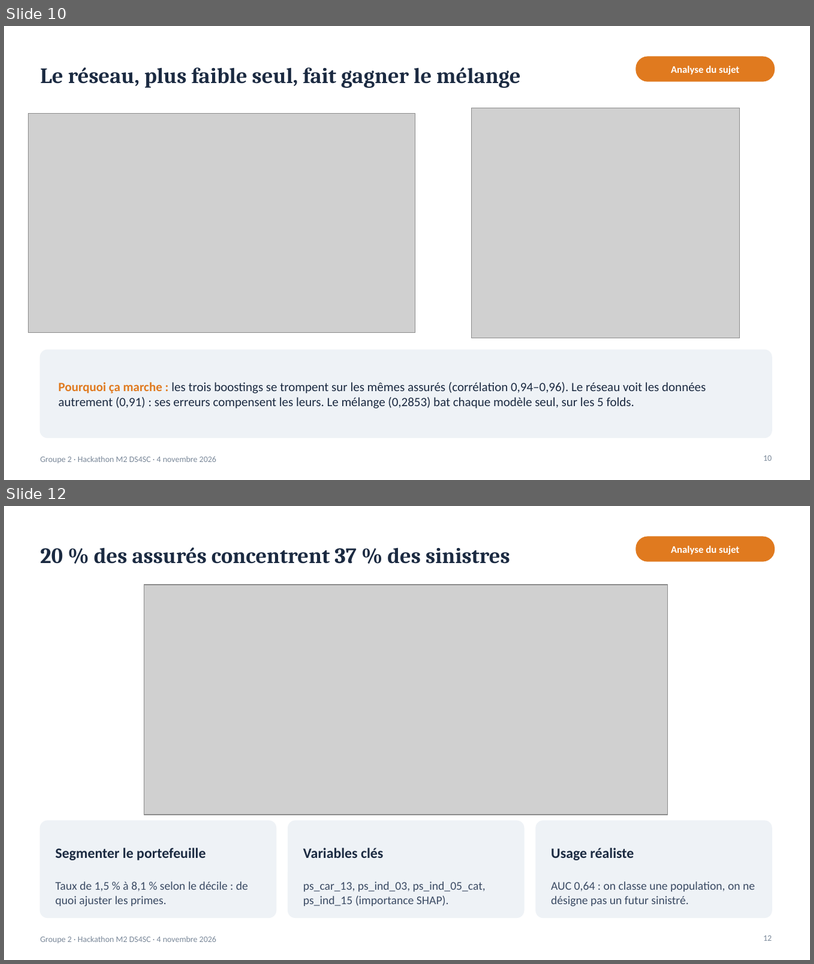
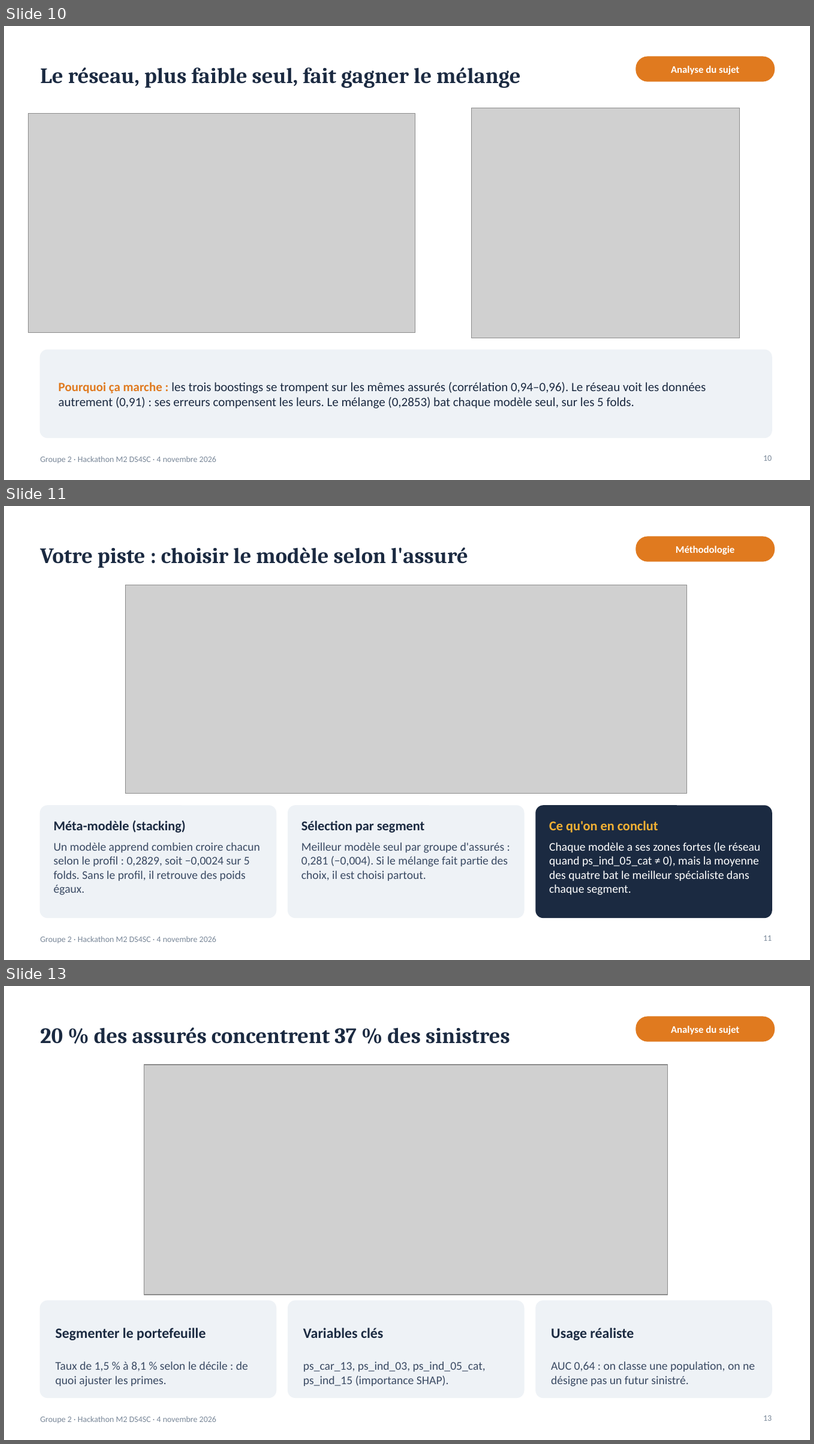
Before and after one commit to zidir2004/HACKATHON2026, a slide deck: usine/soutenance/Hackathon_Groupe2_2_306.pptx. Shown one above the other, each under a label of ours: slides 10 and 12 before the commit, slides 10, 11 and 13 after it; the slides between them are not shown. The pictures are 814x964 and 814x1444 pixels, drawn with LibreOffice and Linux fonts; fonts in the diff are those of the drawing; grey boxes stand for pictures. Boxes give left, top, right and bottom in pixels: in the first picture for what was removed or moved away, otherwise in the second. Text is boxed around its words. In the diff, an @@ line names an element or a change of style, - is before the commit and + after.

```diff
--- a/usine/soutenance/Hackathon_Groupe2_2_306.pptx
+++ b/usine/soutenance/Hackathon_Groupe2_2_306.pptx
@@ slide 11 added at [4, 506, 810, 960], background #FFFFFF; not listed: 1 template element that a slide beside it also shows @@
@@ rounded rectangle added at [636, 536, 776, 562], fill #E07A1F, 12 pt, text #FFFFFF, bold @@
+Méthodologie
@@ title added at [40, 547, 468, 568], 26 pt, text #1B2A41, bold @@
+Votre piste : choisir le modèle selon l'assuré
@@ picture added at [126, 585, 687, 793] @@
@@ rounded rectangle added at [40, 805, 276, 918], fill #EEF2F6, outline #EEF2F6 1 pt @@
@@ rounded rectangle added at [288, 805, 524, 918], fill #EEF2F6, outline #EEF2F6 1 pt @@
@@ rounded rectangle added at [536, 805, 772, 918], fill #1B2A41, outline #1B2A41 1 pt @@
@@ text added at [54, 820, 186, 832], 16 pt, text #1B2A41, bold @@
+Méta-modèle (stacking)
@@ text added at [302, 820, 425, 832], 16 pt, text #1B2A41, bold @@
+Sélection par segment
@@ text added at [549, 820, 659, 832], 16 pt, text #F2B134, bold @@
+Ce qu'on en conclut
@@ text added at [54, 842, 260, 895], 14 pt, text #3A4A63 @@
+Un modèle apprend combien croire chacun selon le profil : 0,2829, soit −0,0024 sur 5 folds. Sans le profil, il retrouve des poids égaux.
@@ text added at [302, 842, 508, 880], 14 pt, text #3A4A63 @@
+Meilleur modèle seul par groupe d'assurés : 0,281 (−0,004). Si le mélange fait partie des choix, il est choisi partout.
@@ text added at [549, 842, 761, 895], 14 pt, text #FFFFFF @@
+Chaque modèle a ses zones fortes (le réseau quand ps_ind_05_cat ≠ 0), mais la moyenne des quatre bat le meilleur spécialiste dans chaque segment.
@@ page number added at [764, 935, 772, 940], 10 pt, text #7A8899 @@
+11
@@ what was slide 12 is now slide 13 @@
```
Also in this commit, not shown: 3 slides changed, 3 other files.
